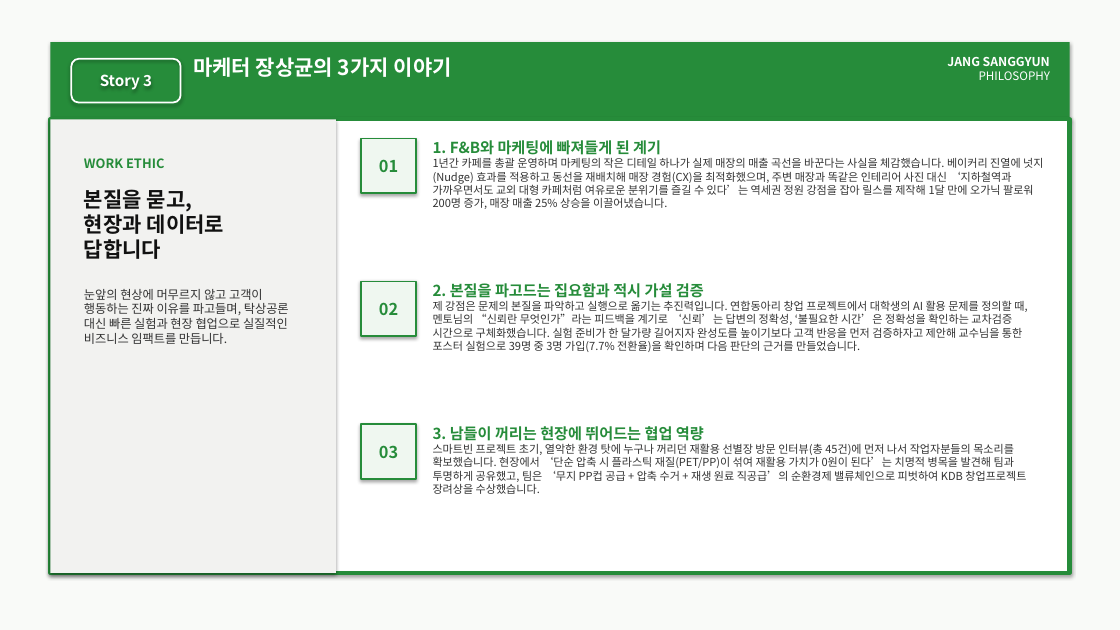
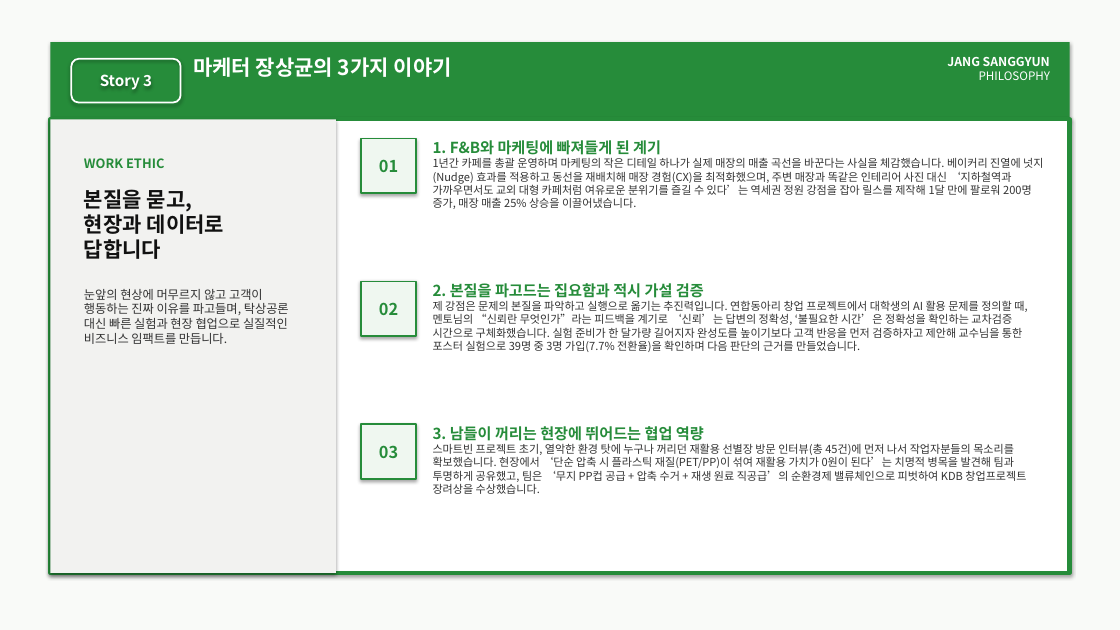
Before and after one commit to wkdtkdrbs11/test1-2026.11.10-, a slide deck: slide 10 of 마케터_장상균_포트폴리오.pptx. Drawn at 1120x630 pixels with LibreOffice and Linux fonts; fonts in the diff are those of the drawing. Boxes give left, top, right and bottom in pixels: in the first picture for what was removed or moved away, otherwise in the second. Text is boxed around its words. In the diff, an @@ line names an element or a change of style, - is before the commit and + after.

```diff
--- a/마케터_장상균_포트폴리오.pptx
+++ b/마케터_장상균_포트폴리오.pptx
@@ text at [433,140,1043,209]: text changed @@
-1. F&B와 마케팅에 빠져들게 된 계기
-1년간 카페를 총괄 운영하며 마케팅의 작은 디테일 하나가 실제 매장의 매출 곡선을 바꾼다는 사실을 체감했습니다. 베이커리 진열에 넛지(Nudge) 효과를 적용하고 동선을 재배치해 매장 경험(CX)을 최적화했으며, 주변 매장과 똑같은 인테리어 사진 대신 ‘지하철역과 가까우면서도 교외 대형 카페처럼 여유로운 분위기를 즐길 수 있다’는 역세권 정원 강점을 잡아 릴스를 제작해 1달 만에 오가닉 팔로워 200명 증가, 매장 매출 25% 상승을 이끌어냈습니다.
+1. F&B와 마케팅에 빠져들게 된 계기
+1년간 카페를 총괄 운영하며 마케팅의 작은 디테일 하나가 실제 매장의 매출 곡선을 바꾼다는 사실을 체감했습니다. 베이커리 진열에 넛지(Nudge) 효과를 적용하고 동선을 재배치해 매장 경험(CX)을 최적화했으며, 주변 매장과 똑같은 인테리어 사진 대신 ‘지하철역과 가까우면서도 교외 대형 카페처럼 여유로운 분위기를 즐길 수 있다’는 역세권 정원 강점을 잡아 릴스를 제작해 1달 만에 팔로워 200명 증가, 매장 매출 25% 상승을 이끌어냈습니다.
```
Also in this commit, not shown: 2 other slides changed, 4 other files.
